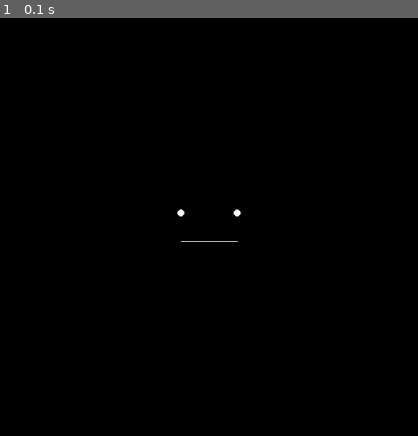
Above: before the commit, frame 1.
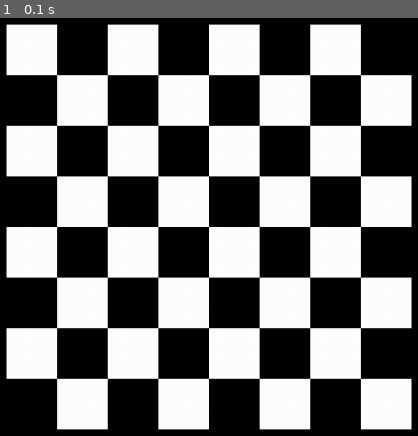
Above: after the commit, the same moment.

Repository: Times0/ChessGame
Game: pygame game, started from main.py
The game is run twice, just before and just after one commit, with the same random seed, the same clock (stepped at 60 frames per second) and the same inputs.
Inputs:
- Up to frame 1 (0.1 s): no input

The runs differ from the first frame. In frame 1, 49% of the frame differs, in the area x 1-99%, y 1-99%.

Commit message:
Pas ouf hein

Diff:
--- /dev/null
+++ b/Board.py
@@ -0,0 +1,31 @@
+from constants import *
+import pygame
+
+
+class Board:
+    def __init__(self, logic, size):
+        self.size = size
+        self.case_size = self.size // 8
+
+        self.color1 = CASECOLOR1
+
+        self.logic = logic
+
+    def draw(self, win, x, y):
+        """Draws everything"""
+        self.draw_board(win, x, y)
+        self.draw_pieces(win)
+
+    def draw_board(self, win, x, y):
+        for i in range(8):
+            for j in range(8):
+                if (i + j) % 2 == 0:
+                    color = CASECOLOR1
+                else:
+                    color = CASECOLOR2
+
+                pygame.draw.rect(win, color, (
+                    x + self.case_size * i, y + self.case_size * j, self.case_size, self.case_size))
+
+    def draw_pieces(self, win):
+        pass
--- /dev/null
+++ b/Logic.py
@@ -0,0 +1,17 @@
+import numpy as np
+
+
+# toute la partie back, juste la logique
+
+class Logic:
+    def __init__(self):
+        self.board = [["br", "bk", "bb", "bq", "bking", 'bb', 'bk', 'br'],
+                      ["bp", "bp", "bp", "bp", "bp", "bp", "bp", "bp"],
+                      [" ", " ", " ", " ", " ", " ", " ", " "],
+                      [" ", " ", " ", " ", " ", " ", " ", " "],
+                      [" ", " ", " ", " ", " ", " ", " ", " "],
+                      [" ", " ", " ", " ", " ", " ", " ", " "],
+                      ["wp", "wp", "wp", "wp", "wp", "wp", "wp", "wp"],
+                      ["wr", "wk", "wb", "wq", "wking", 'wb', 'wk', 'wr']
+                      ]
+        self.turn = 0
--- a/constants.py
+++ b/constants.py
@@ -1,13 +1,18 @@
 from win32api import GetSystemMetrics
+import pygame
 
 # Colors
 BLACK = (0, 0, 0)
 WHITE = (255, 255, 255)
+RANDOM = (145, 32, 14)
+RANDOM2 = (45, 32, 74)
 
 BG_COLOR = BLACK
+CASECOLOR1 = WHITE
+CASECOLOR2 = BLACK
 
 # Sizes
-WIDTH = GetSystemMetrics(0)
-HEIGHT = GetSystemMetrics(1)
+WIDTH, HEIGHT = GetSystemMetrics(0), GetSystemMetrics(1)
 MIDW = WIDTH // 2
 MIDH = HEIGHT // 2
+BOARDSIZE = HEIGHT * 0.8
--- a/game.py
+++ b/game.py
@@ -1,15 +1,18 @@
 import pygame
 from constants import *
+from Board import *
+from Logic import *
 
 
 class Game:
     def __init__(self, win):
         self.win = win
+        self.board = Board(Logic(), BOARDSIZE)
 
     def run(self):
+
         game_on = True
         clock = pygame.time.Clock()
-
         while game_on:
             clock.tick(60)
             self.win.fill(BG_COLOR)
@@ -25,6 +28,4 @@
         pygame.quit()
 
     def draw_everything(self):
-        pygame.draw.circle(self.win, WHITE, (MIDW - 40, MIDH - 20), 5)
-        pygame.draw.circle(self.win, WHITE, (MIDW + 40, MIDH - 20), 5)
-        pygame.draw.line(self.win, WHITE, (MIDW - 40, MIDH + 20), (MIDW + 40, MIDH + 20))
+        self.board.draw(self.win, MIDW - BOARDSIZE // 2, MIDH - BOARDSIZE // 2)
--- a/main.py
+++ b/main.py
@@ -1,9 +1,10 @@
-import pygame, os
+import os
+import pygame
+from constants import *
 from game import Game
-from constants import *
 
 if __name__ == "__main__":
     pygame.init()
-    win = pygame.display.set_mode((WIDTH, HEIGHT), pygame.FULLSCREEN, pygame.RESIZABLE)
+    win = pygame.display.set_mode((WIDTH, HEIGHT), pygame.RESIZABLE)
     game = Game(win)
     game.run()
